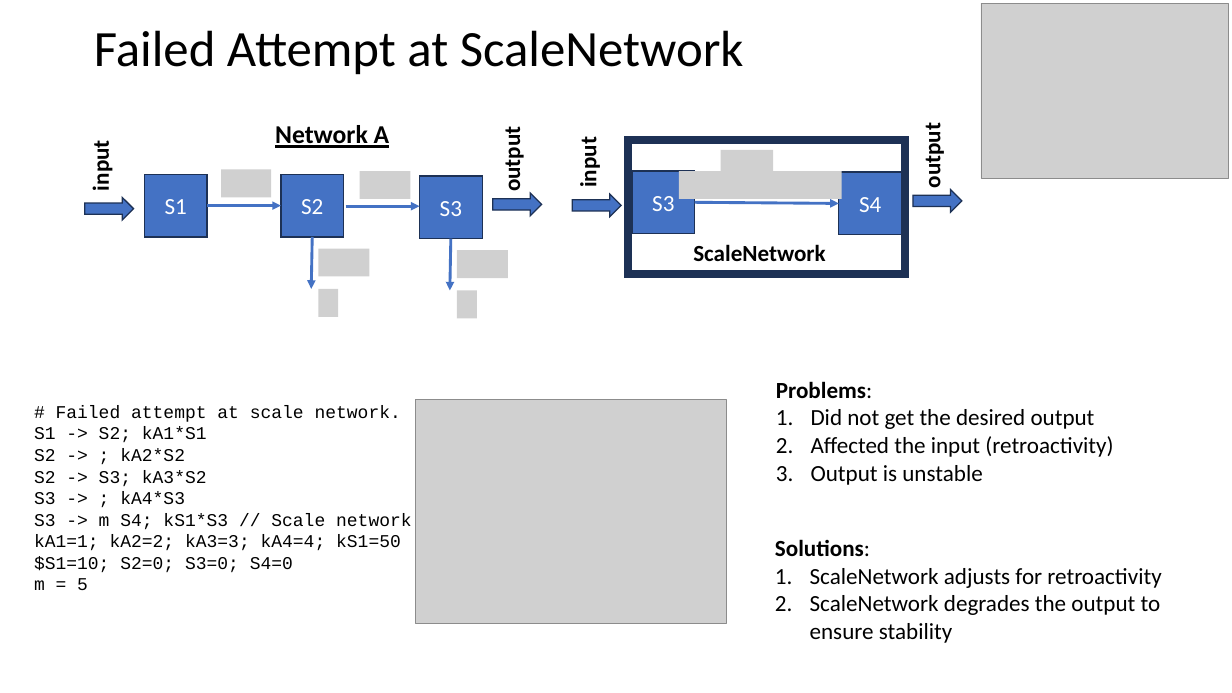
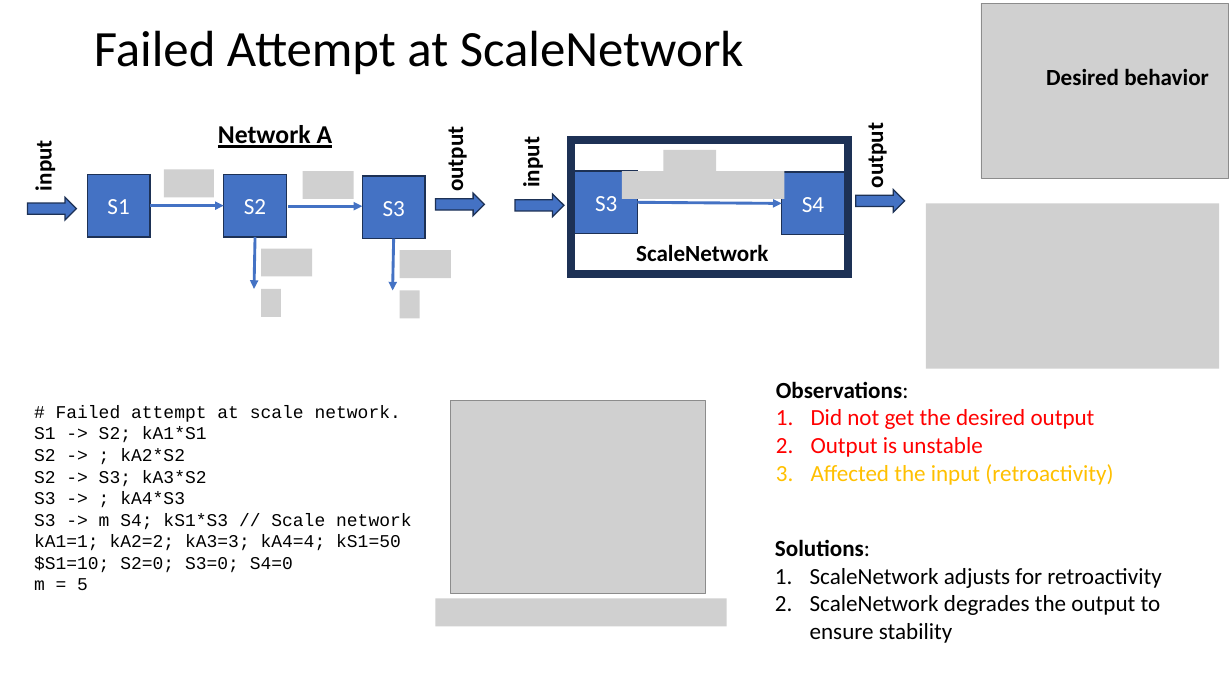
Before and after one commit to joseph-hellerstein/linear_reaction_networks, a slide deck: slide 8 of docs/module_framework.pptx (slide 5 before the commit). Drawn at 1232x693 pixels with LibreOffice and Linux fonts; fonts in the diff are those of the drawing; grey boxes stand for pictures. Boxes give left, top, right and bottom in pixels: in the first picture for what was removed or moved away, otherwise in the second. Text is boxed around its words. In the diff, an @@ line names an element or a change of style, - is before the commit and + after.

Commit message:
updated presentation and figures

```diff
--- a/docs/module_framework.pptx
+++ b/docs/module_framework.pptx
@@ text added at <box>1046,68,1209,85</box>, 18 pt, text #000000, bold @@
+Desired behavior
@@ picture added at <box>164,169,213,197</box> @@
@@ picture removed at <box>221,169,271,197</box> @@
@@ picture added at <box>302,171,353,199</box> @@
@@ picture removed at <box>360,171,410,199</box> @@
@@ 6 texts, 5 rectangles, 4 arrows, 3 right arrows, 1 picture: place and size @@
-6 texts, 5 rectangles, 4 arrows, 3 right arrows, 1 picture at <box>85,125,962,290</box>
+6 texts, 5 rectangles, 4 arrows, 3 right arrows, 1 picture at <box>28,125,905,290</box>
@@ picture added at <box>664,150,716,178</box> @@
@@ picture removed at <box>721,150,774,178</box> @@
@@ 1 rectangle, 1 right arrow, 1 arrow: place and size @@
-1 rectangle, 1 right arrow, 1 arrow at <box>346,176,542,238</box>
+1 rectangle, 1 right arrow, 1 arrow at <box>288,176,484,238</box>
@@ picture added at <box>926,203,1219,369</box> @@
@@ picture added at <box>262,249,312,276</box> @@
@@ picture removed at <box>318,249,369,276</box> @@
@@ picture added at <box>400,250,451,278</box> @@
@@ picture removed at <box>457,250,507,278</box> @@
@@ picture added at <box>262,289,282,317</box> @@
@@ picture removed at <box>318,289,338,317</box> @@
@@ picture added at <box>400,290,421,318</box> @@
@@ picture removed at <box>457,290,477,318</box> @@
@@ text at <box>776,381,909,398</box>: text changed @@
-Problems:
+Observations:
@@ picture: place and size @@
-picture at <box>416,400,726,624</box>
+picture at <box>451,401,706,594</box>
@@ text at <box>811,409,1113,485</box>: text colour #000000 to #FF0000 in "Did not get the desired output"; text colour #000000 to #FFC000 in "Affected the input (retroactivity)" @@
@@ text at <box>811,437,982,457</box>: paragraph added @@
+2. Output is unstable
@@ text at <box>811,465,982,485</box>: paragraph removed @@
-3. Output is unstable
@@ picture added at <box>435,599,726,627</box> @@
```
Also in this commit, not shown: 5 other slides changed, 8 slides added, 6 slides removed, 1 other file.
